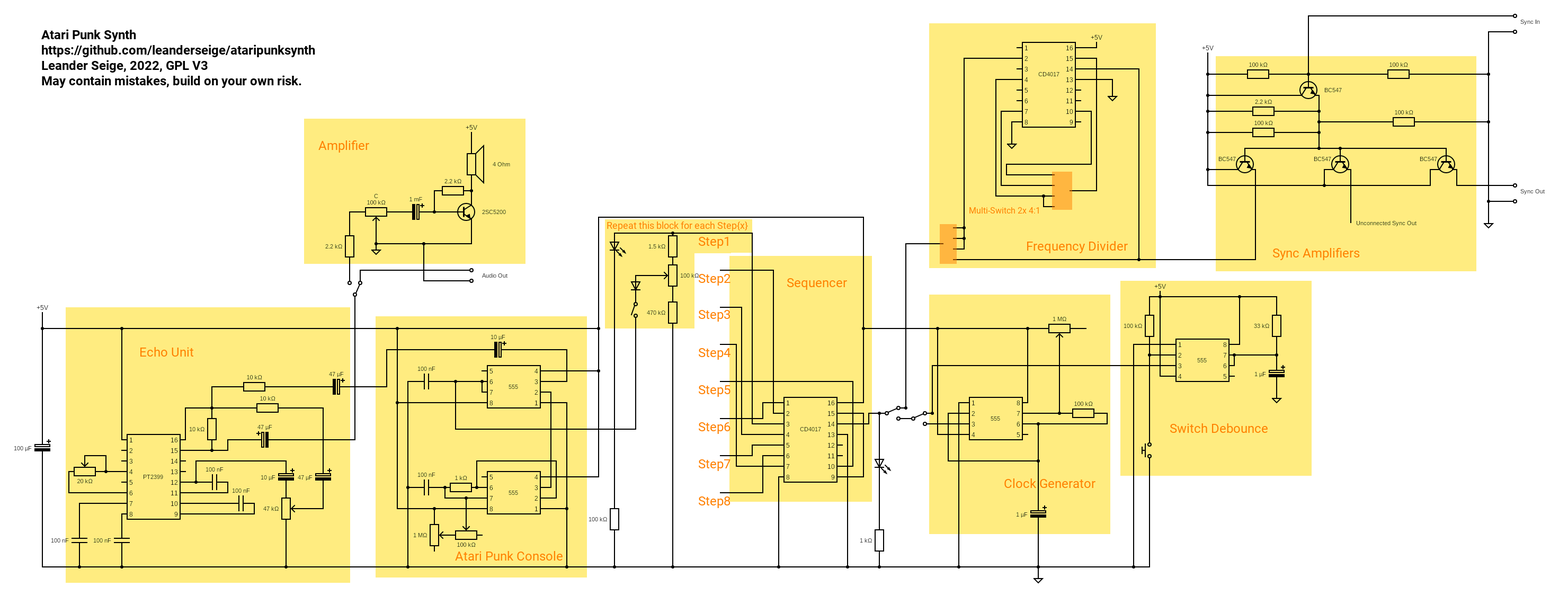
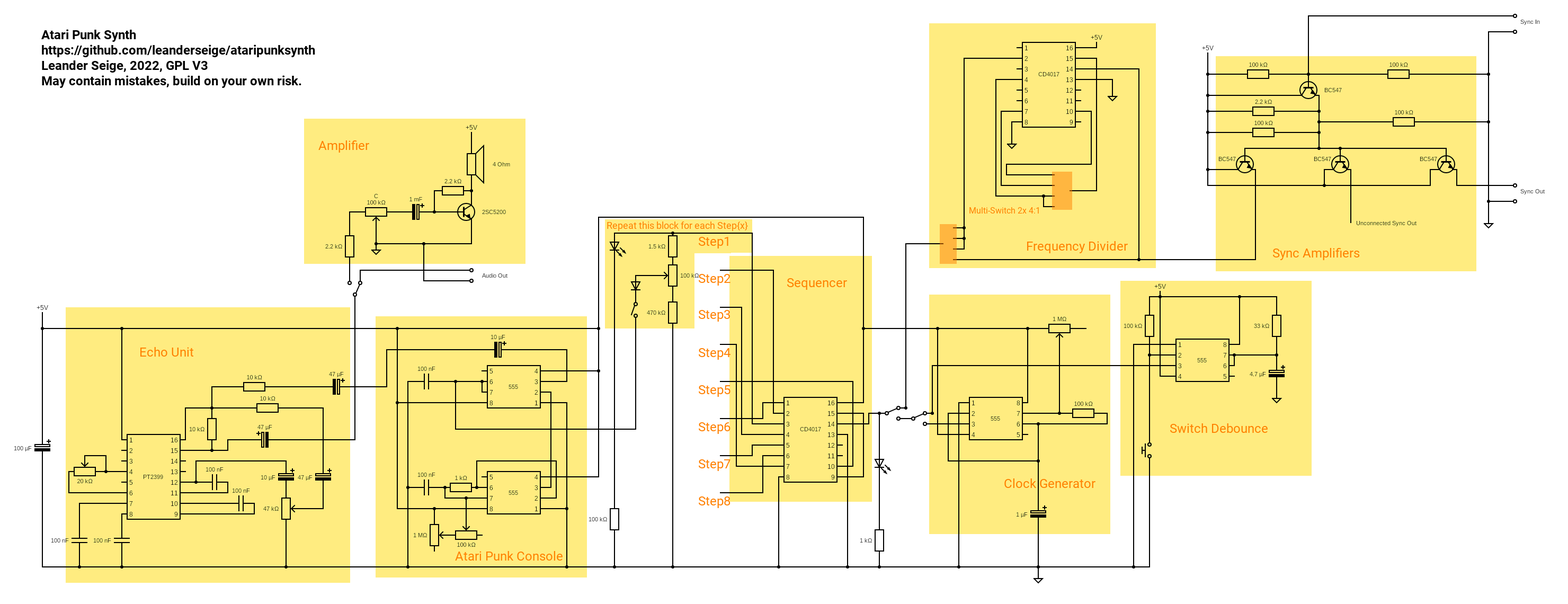
Before/after of a 1568 × 604 layered artwork. What changed in the layer stack:
renamed "Pasted Layer" to "Eingefügte Ebene", painted on it over [1249, 371, 1258, 377]
